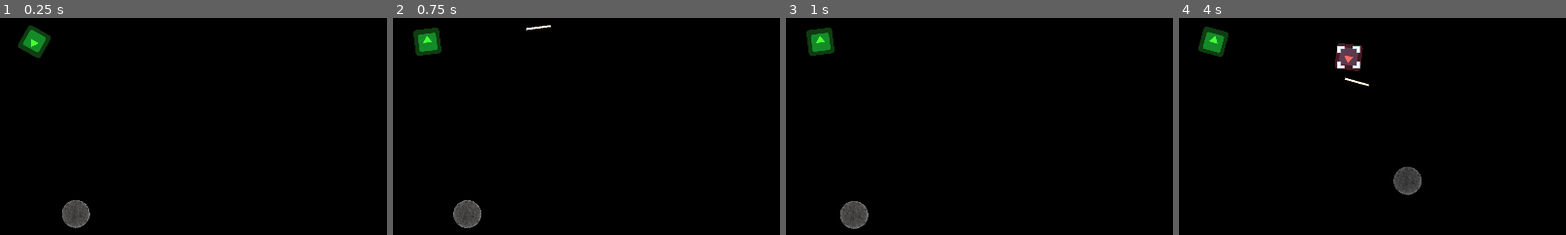
Above: before the commit, frames 1-4 (left to right).
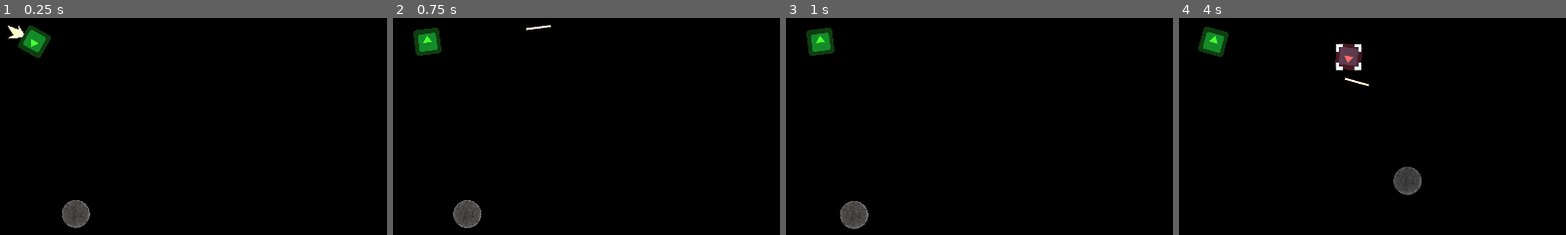
Above: after the commit, the same moments.

Repository: kpfries/moonshot2020
Game: Godot game, scene res://Scenes/Sample_Scene.tscn
The game is run twice, just before and just after one commit, with the same random seed, the same clock (stepped at 60 frames per second) and the same inputs. The project has no main scene, so this scene is started directly. The engine's default icon, where the game draws it, is replaced by a stand-in: a white triangle on a blue panel in a dark square.
Inputs (mouse positions are % of the whole screen's width and height, from its top left):
- Up to frame 1 (0.25 s): no input
- Up to frame 2 (0.75 s): move the mouse to (72, 45) at 0.52 s; hold Up (ui_up) from 0.53 s (still down); click (72, 45) at 0.6 s
- Up to frame 3 (1 s): keep holding Up (ui_up)
- Up to frame 4 (4 s): move the mouse to (30, 55) at 1.27 s; release Up (ui_up) at 1.28 s; right-click (30, 55) at 1.35 s; click (30, 55) at 1.55 s; move the mouse to (60, 28) at 2.02 s; hold Up (ui_up) 2.03-3.53 s; click (60, 28) at 2.1 s; move the mouse to (45, 70) at 2.77 s; click (45, 70) at 2.85 s; move the mouse to (80, 65) at 3.52 s; hold Right mouse button (grapple) from 3.53 s (still down); click (80, 65) at 3.8 s
The pictures show only the part of the screen within x 46-95%, y 45-94%; the shares and areas given below are measured in that part.

The runs differ from the first frame. In frame 1, 0.1% of the frame differs, in the area x 2-7%, y 3-10%; in frame 2, nothing differs; in frame 3, nothing differs; in frame 4, 0.3%, in the area x 40-48%, y 12-25%.

Commit message:
Muzzle Flashes Added
extensible muzzle flash animated sprite now to just make good looking muzzle flashes and maybe add a photosensitivity warning :/

Diff:
--- a/Scenes/Actors/Player.tscn
+++ b/Scenes/Actors/Player.tscn
@@ -1,12 +1,23 @@
-[gd_scene load_steps=6 format=2]
+[gd_scene load_steps=10 format=2]
 
 [ext_resource path="res://icon.png" type="Texture" id=1]
 [ext_resource path="res://Scripts/Player.gd" type="Script" id=2]
 [ext_resource path="res://Scenes/GUI/Target.tscn" type="PackedScene" id=3]
 [ext_resource path="res://Sprites/Lights/Light01.png" type="Texture" id=4]
+[ext_resource path="res://Sprites/Combat/Muzzle_Flashes/muzzle01.png" type="Texture" id=5]
+[ext_resource path="res://Sprites/Combat/Muzzle_Flashes/muzzle02.png" type="Texture" id=6]
+[ext_resource path="res://Sprites/Combat/Muzzle_Flashes/muzzle03.png" type="Texture" id=7]
 
 [sub_resource type="CircleShape2D" id=1]
 radius = 36.6866
+
+[sub_resource type="SpriteFrames" id=2]
+animations = [ {
+"frames": [ ExtResource( 5 ), null, ExtResource( 6 ), null, ExtResource( 7 ), null ],
+"loop": true,
+"name": "default",
+"speed": 20.0
+} ]
 
 [node name="Player" type="RigidBody2D" groups=[
 "Player",
@@ -61,6 +72,14 @@
 [node name="FireRate" type="Timer" parent="PlayerControl/Gun"]
 wait_time = 0.1
 
+[node name="Muzzle_Flash" type="AnimatedSprite" parent="PlayerControl/Gun"]
+modulate = Color( 0.929412, 0.807843, 0.486275, 1 )
+position = Vector2( 9.53528, -0.529785 )
+rotation = 1.5708
+scale = Vector2( 0.2, 0.2 )
+frames = SubResource( 2 )
+frame = 4
+
 [node name="Sprite" type="Sprite" parent="PlayerControl"]
 modulate = Color( 0.290196, 1, 0.211765, 1 )
 light_mask = 2
@@ -72,4 +91,5 @@
 
 [node name="Target" parent="." instance=ExtResource( 3 )]
 visible = true
+frame = 0
 [connection signal="timeout" from="PlayerControl/Gun/FireRate" to="." method="_on_FireRate_timeout"]
--- a/Scripts/Player.gd
+++ b/Scripts/Player.gd
@@ -23,6 +23,7 @@
 onready var grapple = get_node(tether)
 onready var gun = $PlayerControl/Gun
 onready var fire_frequency = $PlayerControl/Gun/FireRate
+onready var muzzle_flash = $PlayerControl/Gun/Muzzle_Flash
 
 
 func _ready():
@@ -65,8 +66,12 @@
 		shoot()
 		fire_frequency.paused = false
 		fire_frequency.start()
+		muzzle_flash.playing = true
+		muzzle_flash.visible = true
 	if Input.is_action_just_released("shoot"):
 		fire_frequency.paused = true
+		muzzle_flash.playing = false
+		muzzle_flash.visible = false
 
 func _process(delta):
 
Binary file added: Sprites/Combat/Muzzle_Flashes/muzzle01.png
Not shown, added: Sprites/Combat/Muzzle_Flashes/muzzle01.png.import
Binary file added: Sprites/Combat/Muzzle_Flashes/muzzle02.png
Not shown, added: Sprites/Combat/Muzzle_Flashes/muzzle02.png.import
Binary file added: Sprites/Combat/Muzzle_Flashes/muzzle03.png
Not shown, added: Sprites/Combat/Muzzle_Flashes/muzzle03.png.import
